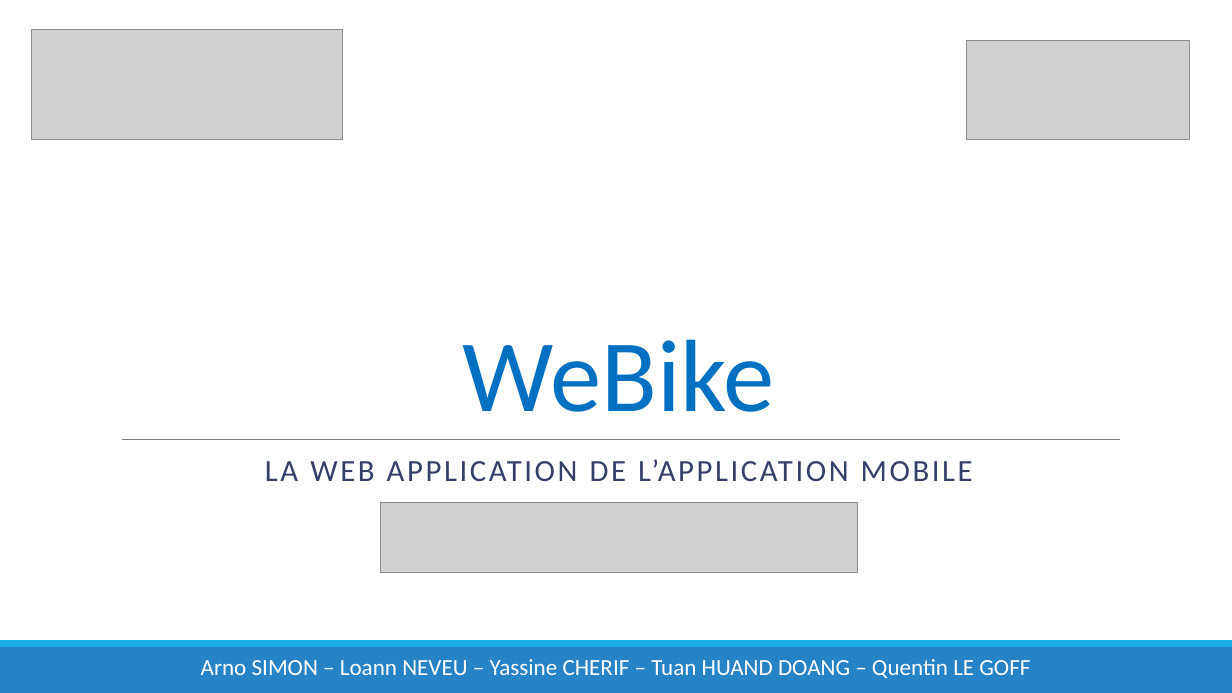
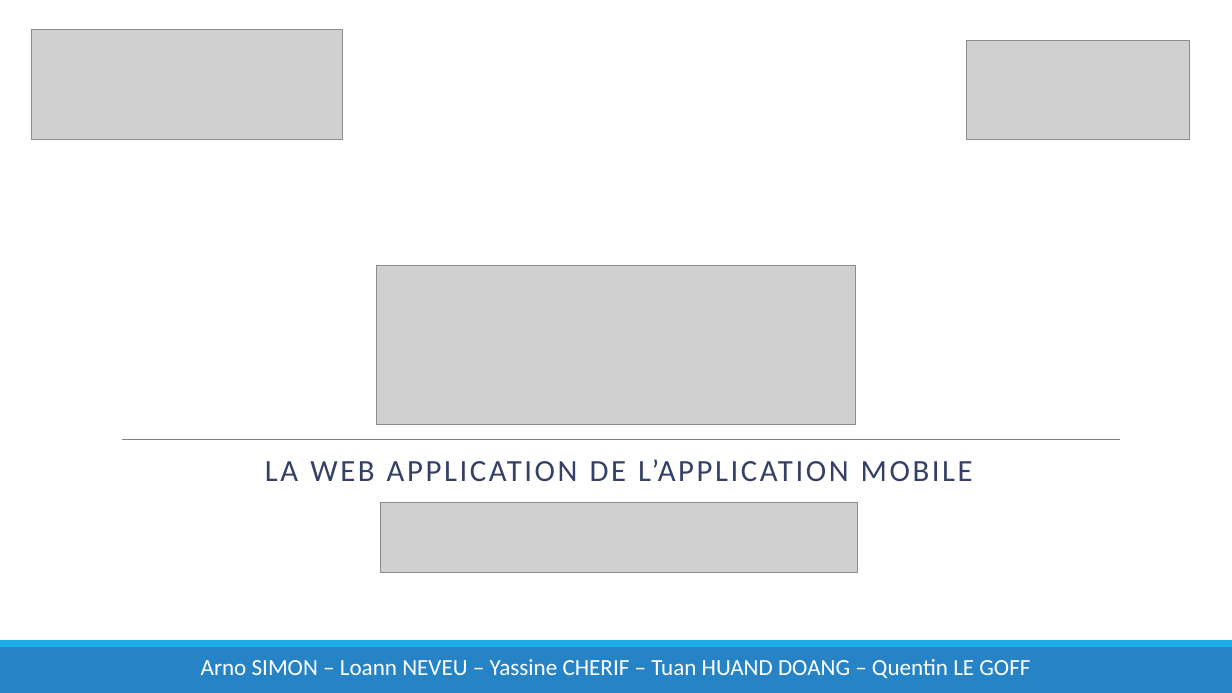
Before and after one commit to QuentinLeGoff/projetJXS, a slide deck: slide 1 of WeBike.pptx. Drawn at 1232x693 pixels with LibreOffice and Linux fonts; fonts in the diff are those of the drawing; grey boxes stand for pictures. Boxes give left, top, right and bottom in pixels: in the first picture for what was removed or moved away, otherwise in the second. Text is boxed around its words. In the diff, an @@ line names an element or a change of style, - is before the commit and + after.

```diff
--- a/WeBike.pptx
+++ b/WeBike.pptx
@@ picture added at (377, 265, 855, 424) @@
@@ title removed at (463, 339, 775, 412) @@
-WeBike
```
Also in this commit, not shown: 2 slides added, 1 slide removed.
